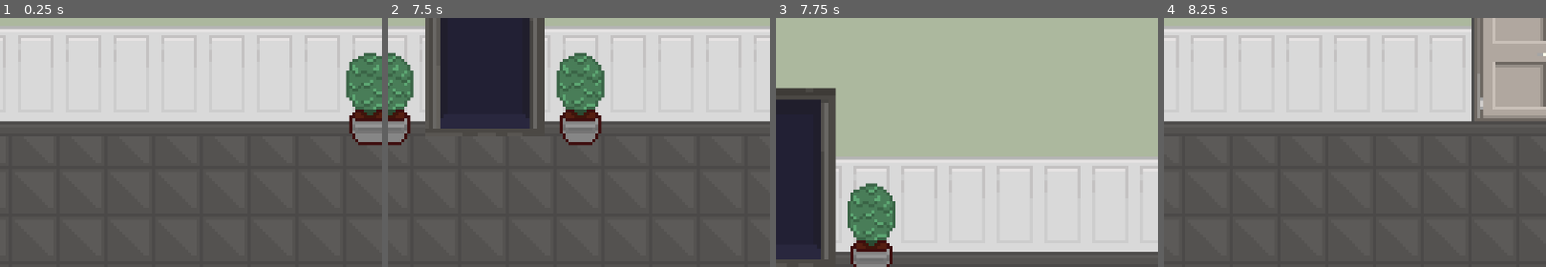
Above: before the commit, frames 1-4 (left to right).
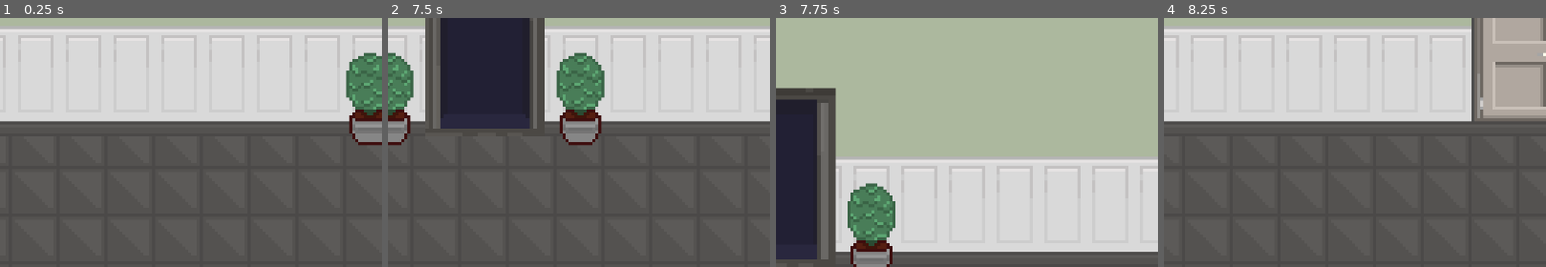
Above: after the commit, the same moments.

Repository: nisaturk/mirrorfixer-prototype
Game: Godot game, scene res://scenes/floor.tscn
Same seed, same stepped clock (60 frames per second), same inputs: the game is played once before the commit and once after it. This scene is started directly instead of the project's main scene.
Inputs:
- Up to frame 1 (0.25 s): no input
- Up to frame 2 (7.5 s): tap Enter at 0.5 s; hold E (interact) 0.53-1.28 s; hold Right (move_right) 0.53-2.03 s; tap Up (jump) at 0.77, 1.52, 3.02, 3.77, 4.52, 6.02, 6.77 s; tap E (interact) every 1.5 s from 1.35 to 7.35 s; hold Left (move_left) 2.03-2.78 s; hold E (interact) 2.03-2.78 s; hold Right (move_right) 2.78-4.28 s; hold E (interact) 3.53-4.28 s; hold Left (move_left) 4.28-5.03 s; hold Right (move_right) 5.03-5.78 s; hold E (interact) 5.03-5.78 s; hold Left (move_left) 5.78-7.28 s; hold E (interact) 6.53-7.28 s; hold Right (move_right) from 7.28 s (still down)
- Up to frame 3 (7.75 s): keep holding Right (move_right); tap Up (jump) at 7.52 s
- Up to frame 4 (8.25 s): keep holding Right (move_right); hold E (interact) from 8.03 s (still down)
The pictures show only the part of the screen within x 0-50%, y 13-63%; the shares and areas given below are measured in that part.

Frames 1-2 are identical in both runs. In frame 3, 1.1% of the frame differs, in the area x 10-13%, y 32-97%; in frame 4, nothing differs.

Commit message:
elevator script upgrade

Diff:
--- a/dialogue/dialogue-prototype.json
+++ b/dialogue/dialogue-prototype.json
@@ -152,11 +152,12 @@
   "action": "go_to_floor_1",
   "next_id": "end"
 },
-  "locked": {
+"locked": {
 	"type": "line",
 	"text": "It's locked.",
 	"next_id": "end"
   },
+
 "unlocked": {
   "type": "choice",
   "text": "It's unlocked.",
--- a/scenes/floor.tscn
+++ b/scenes/floor.tscn
@@ -3958,7 +3958,7 @@
 
 [node name="IALockedDoors" parent="IAAreas" instance=ExtResource("9_ghsyk")]
 position = Vector2(-224, -8)
-dialogue_id = "locked"
+dialogue_id = "locked1"
 
 [node name="IALockedDoors2" parent="IAAreas" instance=ExtResource("9_ghsyk")]
 position = Vector2(-47, -8)
--- a/scenes/player.tscn
+++ b/scenes/player.tscn
@@ -192,7 +192,8 @@
 script = ExtResource("1_g2els")
 
 [node name="InteractionDetector" type="Area2D" parent="."]
-scale = Vector2(2.1980908, 1.1043342)
+position = Vector2(-1, 0)
+scale = Vector2(2.045992, 1.3200783)
 collision_layer = 0
 collision_mask = 4
 
--- a/scripts/elevator.gd
+++ b/scripts/elevator.gd
@@ -10,15 +10,17 @@
 func _ready():
 	close_timer.timeout.connect(close_doors)
 	DialogueUI.dialogue_cancelled.connect(_on_dialogue_cancelled)
+	animated_sprite.animation_finished.connect(_on_animation_finished)
 
 	if DialogueData.just_used_elevator:
-		DialogueData.just_used_elevator = true
+		# handles when the player *arrives* at a new scene via the elevator
+		DialogueData.just_used_elevator = false
 
 		animated_sprite.play("open")
 		animated_sprite.stop()
 		animated_sprite.frame = animated_sprite.sprite_frames.get_frame_count("open") - 1
 
-		close_timer.wait_time = 1.0
+		close_timer.wait_time = 5.0
 		close_timer.start()
 	else:
 		animated_sprite.play("close")
@@ -53,6 +55,12 @@
 		audio_player.stop()
 	audio_player.play()
 
+func _on_animation_finished():
+	# check if the animation that just finished was the "open" one
+	if animated_sprite.animation == "open":
+		close_timer.wait_time = 5.0
+		close_timer.start()
+
 func _on_dialogue_cancelled(caller_node):
 	if caller_node == self:
 		close_timer.wait_time = 5.0
